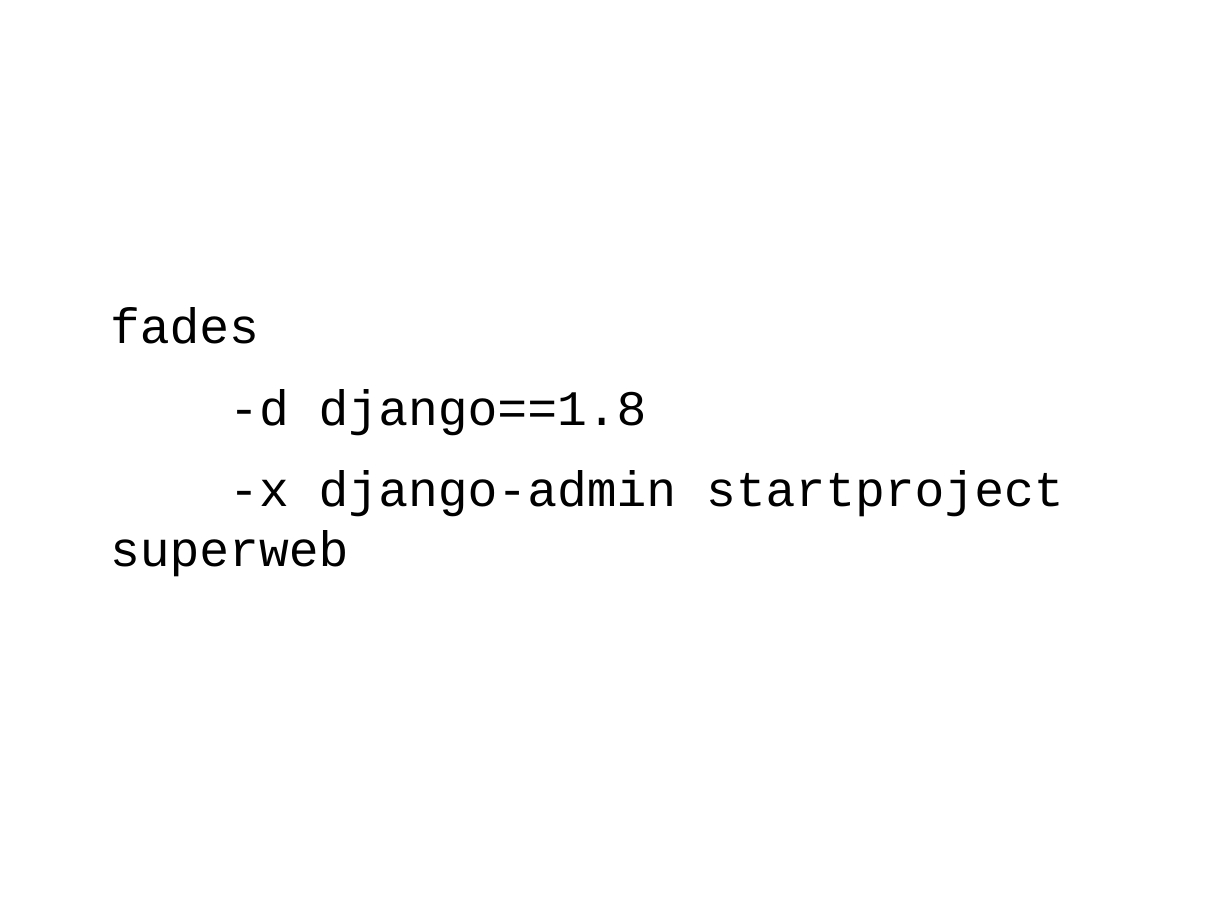
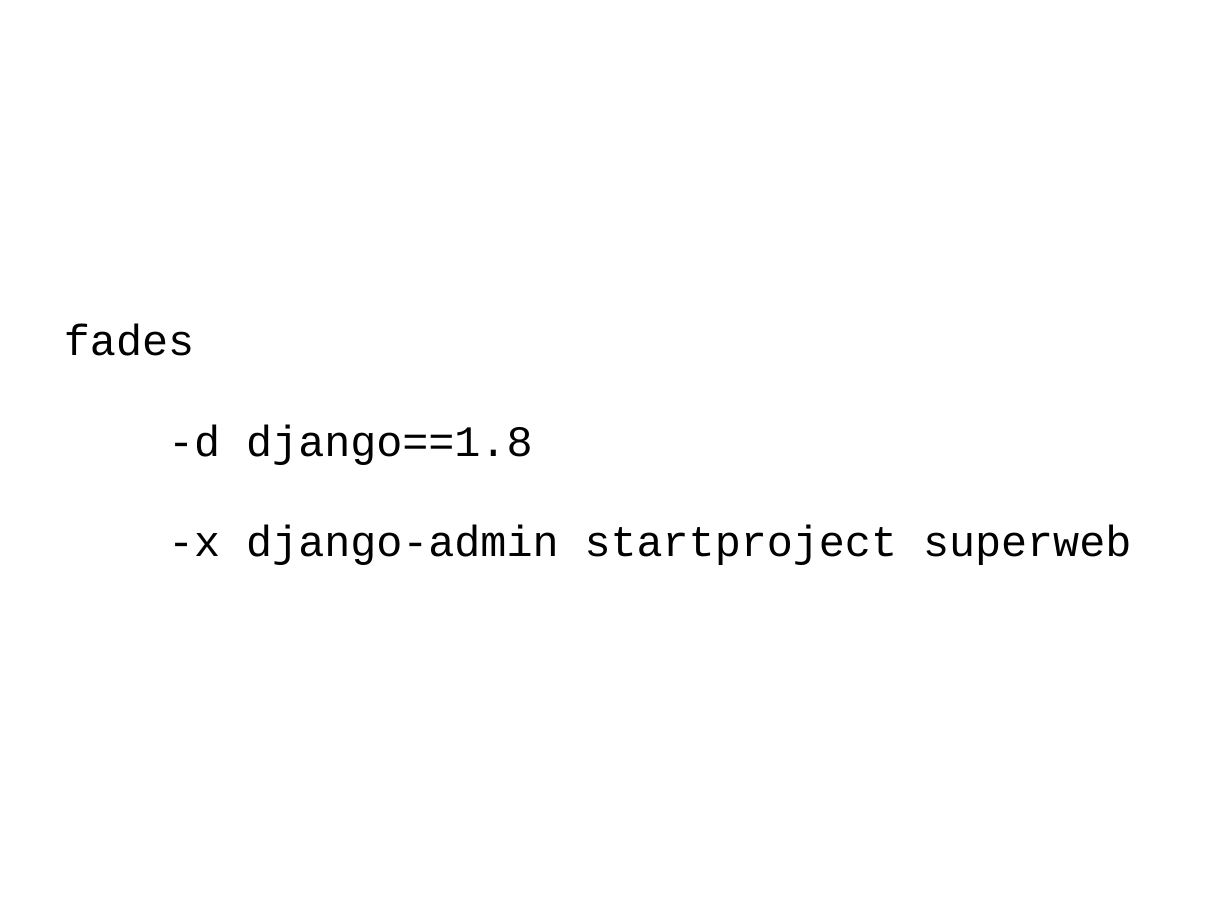
Before and after one commit to PyAr/fades, a slide deck: slide 16 of resources/slides_LT.odp. Drawn at 1232x924 pixels with LibreOffice and Linux fonts; fonts in the diff are those of the drawing. Boxes give left, top, right and bottom in pixels: in the first picture for what was removed or moved away, otherwise in the second. Text is boxed around its words. In the diff, an @@ line names an element or a change of style, - is before the commit and + after.

```diff
--- a/resources/slides_LT.odp
+++ b/resources/slides_LT.odp
@@ text "fades": place and size @@
-text "fades" at box(110, 307, 1064, 577)
+text "fades" at box(64, 324, 1131, 565)
@@ text "fades" at box(64, 324, 1131, 565): size 32 to 28 pt; line spacing 1 to 1.5 @@
```
Also in this commit, not shown: 2 other slides changed.
